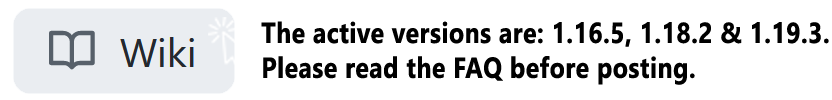
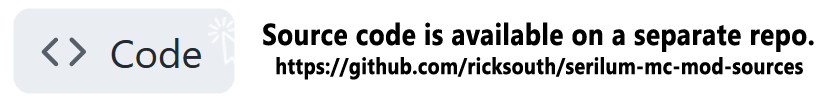
Layer changes from the first 832x100 image to the second:
hid group "FAQ" (3 layers) over [41, 21, 829, 85]
renamed "The active versions are: 1.16.5, 1.18.2 & 1.19.3." to "The active versions are: 1.18.2, 1.19.2 & 1.19.3.", painted on it over [261, 21, 829, 47]
showed group "Source Code" (3 layers) over [41, 21, 814, 85]
renamed "Forge mod code is in ./sources" to "Source code is available on a separate repo.", painted on it over [263, 21, 814, 52]
renamed "Fabric mod code is in ./sources-fabric" to "https://github.com/ricksouth/serilum-mc-mod-sources", painted on it over [264, 56, 803, 81]
